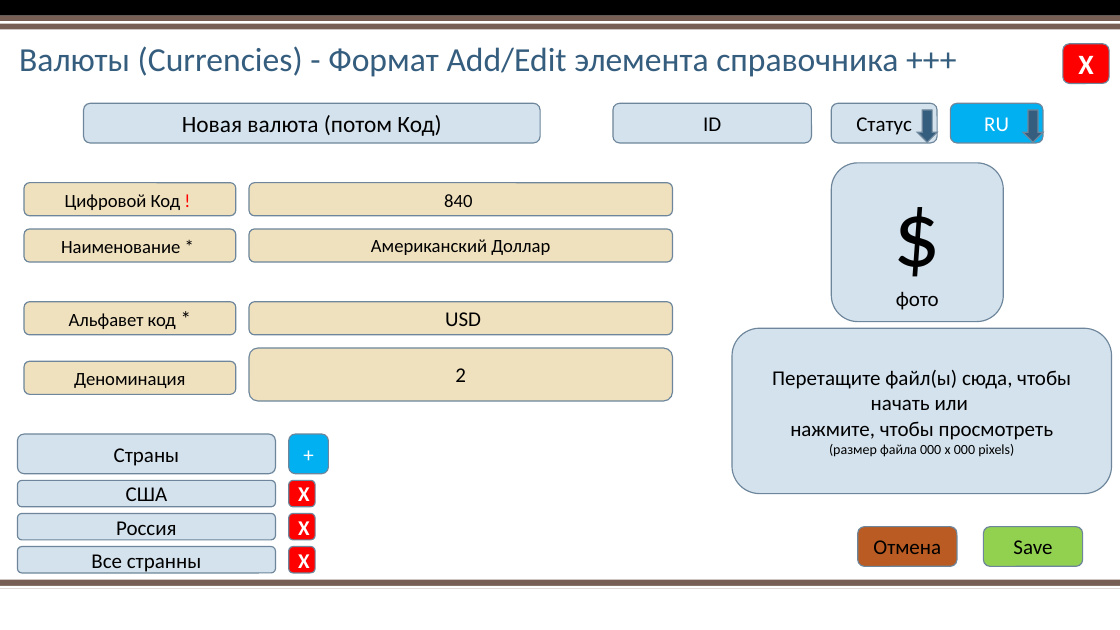
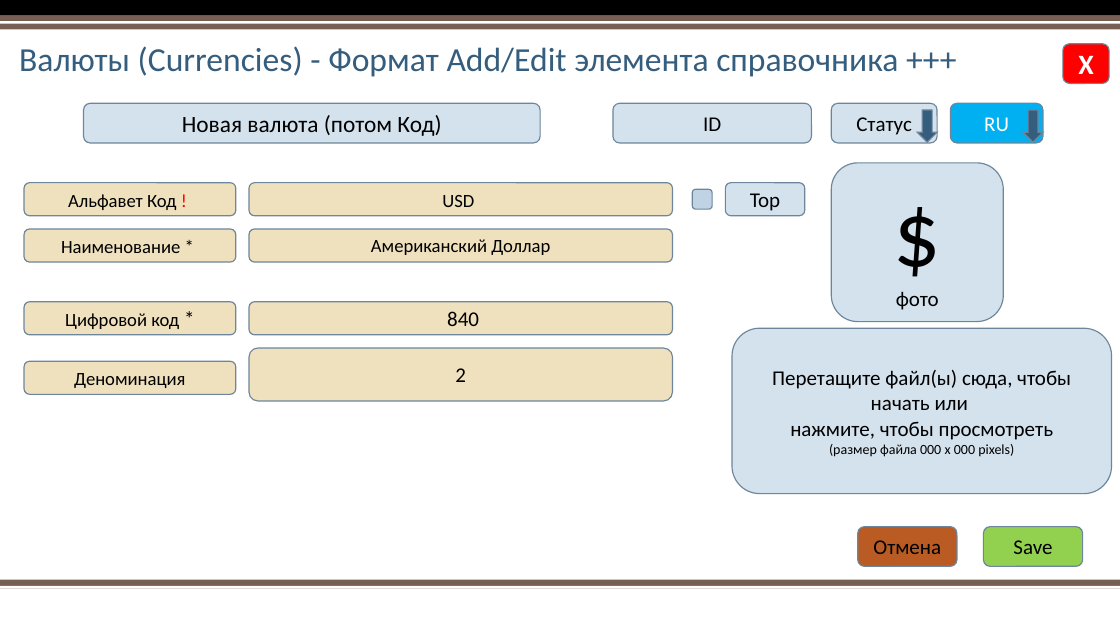
Before and after one commit to AlexPristupa/yatoyat, a slide deck: slide 37 of yatoyat-Project Overview.pptx (slide 34 before the commit). Drawn at 1120x630 pixels with LibreOffice and Linux fonts; fonts in the diff are those of the drawing; background and template pictures are left out. Boxes give left, top, right and bottom in pixels: in the first picture for what was removed or moved away, otherwise in the second. Text is boxed around its words. In the diff, an @@ line names an element or a change of style, - is before the commit and + after.

Commit message:
New Changes  - 17-09-2018
Саша
Я поменял файле
1. Обл бизнеса на Категорию и все дерево
2. Глобальные на системеные
3. Локальные на пользовательские
4. Перемещение колонки ФОТО
5. Настройка полей
6. Включить элемента в TOP
7. 3 Tabs - форма нового элемента
8. Поисковая строка - должна имеет ИКОНКУ почистить.
9. Добавил Модификацию.

```diff
--- a/yatoyat-Project Overview.pptx
+++ b/yatoyat-Project Overview.pptx
@@ text in rounded rectangle at (68, 194, 177, 210): text changed @@
-Цифровой Код !
+Альфавет Код !
@@ text in rounded rectangle at (442, 195, 474, 207): text changed @@
-840
+USD
@@ rounded rectangle added at (692, 189, 712, 209), fill #BFD3E4, outline #6D879B 1 pt @@
@@ rounded rectangle added at (725, 183, 804, 216), fill #D4E2ED, outline #6D879B 1 pt, 18 pt, text #000000 @@
+Тор
@@ text in rounded rectangle at (65, 313, 179, 329): text changed @@
-Альфавет код *
+Цифровой код *
@@ text in rounded rectangle at (447, 311, 479, 326): text changed @@
-USD
+840
@@ rounded rectangle removed at (18, 434, 276, 474) @@
-Страны
@@ rounded rectangle removed at (289, 434, 329, 474) @@
-+
@@ rounded rectangle removed at (18, 481, 276, 507) @@
-США
@@ rounded rectangle removed at (289, 481, 315, 507) @@
-X
@@ rounded rectangle removed at (18, 513, 276, 539) @@
-Россия
@@ rounded rectangle removed at (289, 513, 315, 539) @@
-X
@@ rounded rectangle removed at (18, 547, 276, 573) @@
-Все странны
@@ rounded rectangle removed at (289, 547, 315, 573) @@
-X
```
Also in this commit, not shown: 23 other slides changed, 11 slides added.
